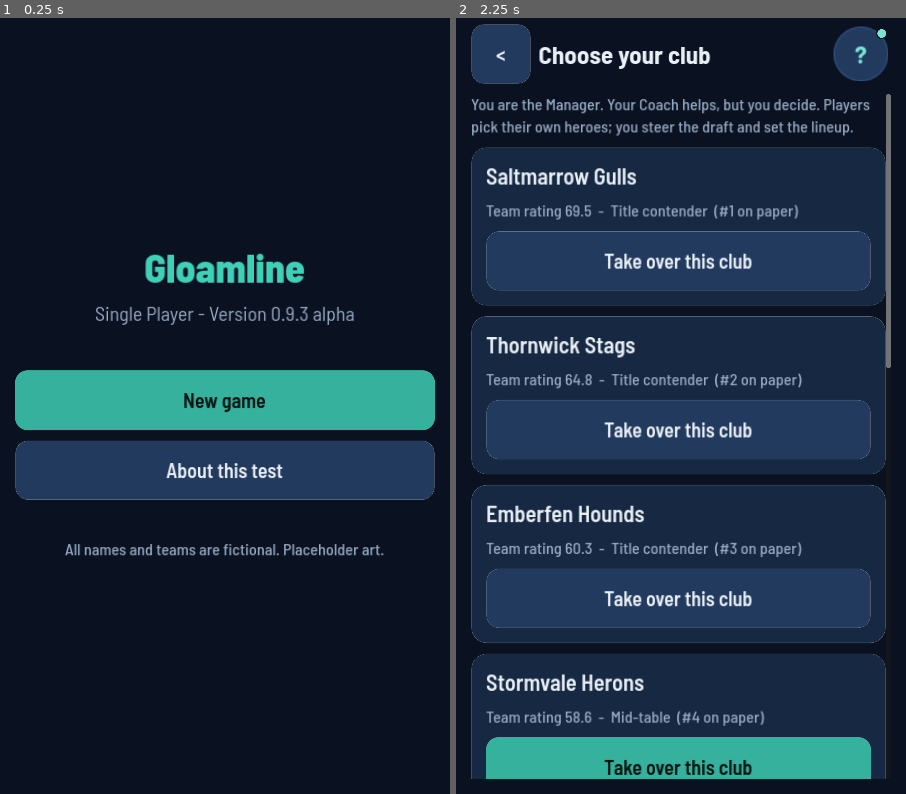
Above: before the commit, frames 1-2 (left to right).
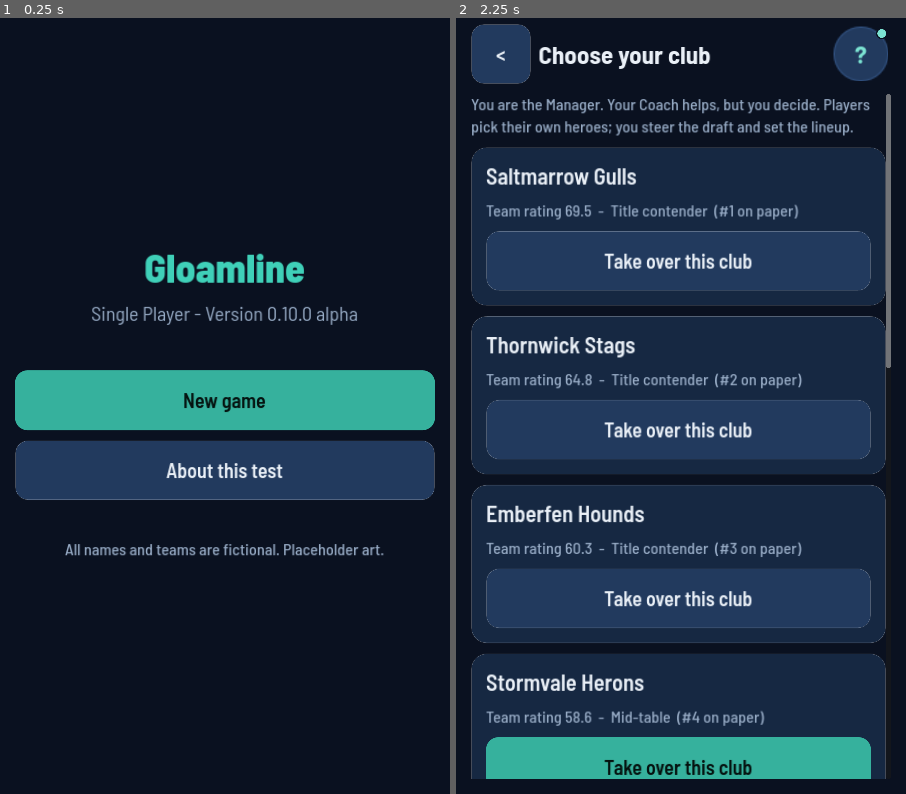
Above: after the commit, the same moments.

Repository: lowfuyi/MOBA-Manager-Dev
Game: Godot game, scene res://scenes/main.tscn
Two runs of this game, one before a commit and one after it. Both use one fixed random seed, a clock stepped at 60 frames per second and the inputs below.
Inputs:
- Up to frame 1 (0.25 s): no input
- Up to frame 2 (2.25 s): click "New game" at 0.5 s; click "<" at 1.25 s; click "New game" at 2 s

The runs differ from the first frame. In frame 1, 0.6% of the frame differs, in the area x 20-80%, y 37-40%; in frame 2, nothing differs.

Commit message:
0.10.0: version 0.10.0 alpha (code 16), notes, records; signed APK after Match Sim v2 phases 0 to 5 (producer)
Co-Authored-By: Claude Opus 5.5 <noreply@anthropic.com>

Diff:
--- a/game/src/core/app.gd
+++ b/game/src/core/app.gd
@@ -1,7 +1,7 @@
 extends Node
 ## Autoload "App": shared game objects and screen navigation.
 
-const VERSION_LABEL := "0.9.3 alpha"
+const VERSION_LABEL := "0.10.0 alpha"
 const LARGE_SCALE := UI.LARGE_SCALE    # one number, kept in ui.gd with the other tokens
 const SETTINGS_PATH := "user://settings.cfg"
 
Not shown, changed: game/export_presets.cfg
Not shown, changed: CLAUDE.md
Not shown, added: build/gloamline-0.10.0-alpha.apk
Not shown, changed: company/DECISIONS.md
Not shown, changed: company/LEDGER.md
Not shown, added: docs/ALPHA-0.10-NOTES.md
